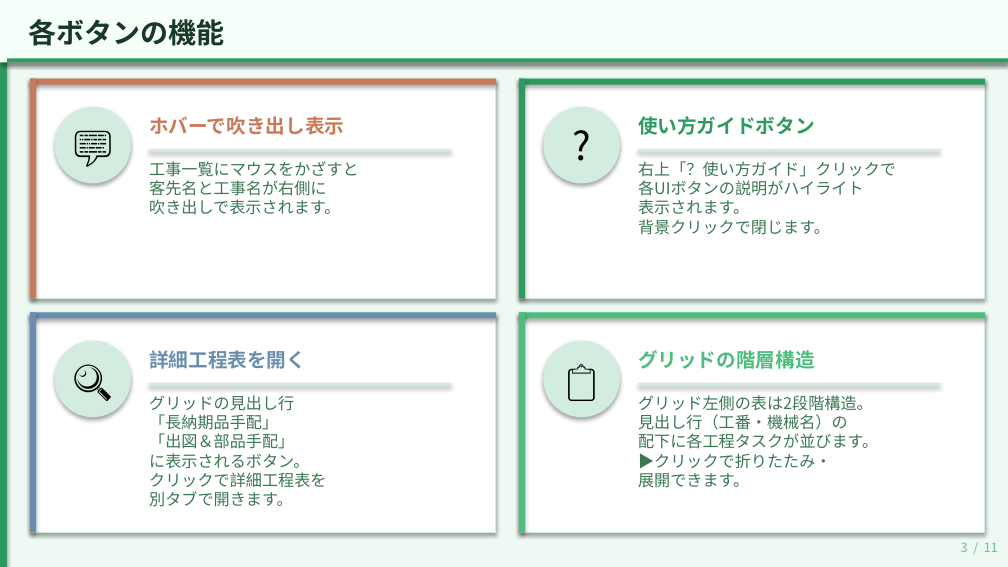
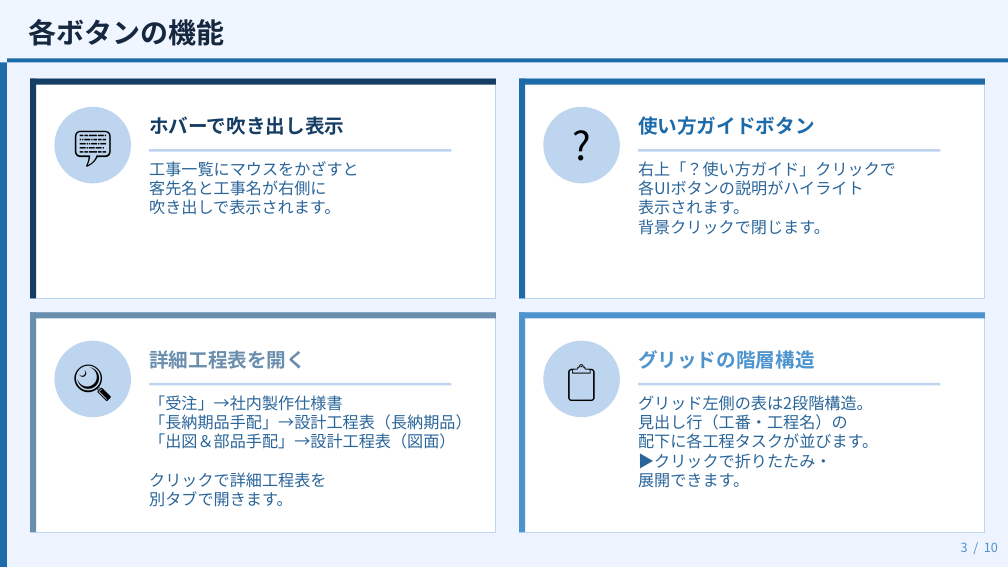
Before and after one commit to kemcokurosaki-oss/gantt-chart, a slide deck: slide 3 of 全体工程表_使い方ガイド（閲覧者向け）_new.pptx (slide 4 before the commit). Drawn at 1008x567 pixels with LibreOffice and Linux fonts; fonts in the diff are those of the drawing. Boxes give left, top, right and bottom in pixels: in the first picture for what was removed or moved away, otherwise in the second. Text is boxed around its words. In the diff, an @@ line names an element or a change of style, - is before the commit and + after.

Commit message:
新しいPPTXファイルを追加し、プロジェクトの資料を更新しました。これにより、関連情報の提供が強化されました。

```diff
--- a/全体工程表_使い方ガイド（閲覧者向け）_new.pptx
+++ b/全体工程表_使い方ガイド（閲覧者向け）_new.pptx
@@ background #EDF9F2 to #EEF4FF @@
@@ rectangle at box(0, 0, 1008, 62): fill #F6FFFA to #F0F6FF; shadow off @@
@@ text "各ボタンの機能" at box(28, 19, 224, 46): text colour #193928 to #162840 @@
@@ rectangle at box(30, 79, 496, 85): fill #C87A5A to #163E64; shadow off @@
@@ rectangle at box(30, 79, 36, 298): fill #C87A5A to #163E64; shadow off @@
@@ outline #D2EDE0 0.6 pt to #BDD5EE 0.6 pt; shadow off in 4 elements at box(519, 79, 985, 298), box(30, 312, 496, 532), box(519, 312, 985, 532), box(30, 79, 496, 298) @@
@@ fill #2D9B5E to #1E6BAA; shadow off in 4 elements at box(0, 0, 7, 566), box(7, 58, 1008, 62), box(519, 79, 985, 85), box(519, 79, 525, 298) @@
@@ text "ホバーで吹き出し表示" at box(149, 116, 344, 135): text colour #C87A5A to #163E64 @@
@@ text "使い方ガイドボタン" at box(638, 116, 815, 135): text colour #2D9B5E to #1E6BAA @@
@@ text "工事一覧にマウスをかざすと" at box(149, 161, 359, 215): text colour #3B7852 to #2A659A @@
@@ text "右上「？使い方ガイド」クリックで" at box(638, 161, 896, 235): text colour #3B7852 to #2A659A @@
@@ rectangle at box(30, 312, 496, 319): shadow off @@
@@ rectangle at box(30, 312, 36, 532): shadow off @@
@@ rectangle at box(519, 312, 985, 319): fill #4DBD7D to #4D94CF; shadow off @@
@@ rectangle at box(519, 312, 525, 532): fill #4DBD7D to #4D94CF; shadow off @@
@@ text "グリッドの階層構造" at box(638, 350, 815, 369): text colour #4DBD7D to #4D94CF @@
@@ fill #D2EDE0 to #BDD5EE; shadow off in 8 elements at box(54, 107, 131, 183), box(149, 149, 452, 152), box(543, 107, 620, 183), box(638, 149, 940, 152), box(54, 341, 131, 417), box(149, 383, 452, 386), box(543, 341, 620, 417), box(638, 383, 940, 386) @@
@@ text at box(149, 395, 471, 449): text changed; text colour #3B7852 to #2A659A @@
-グリッドの見出し行
-「長納期品手配」
-「出図＆部品手配」
-に表示されるボタン。
+「受注」→社内製作仕様書
+「長納期品手配」→設計工程表（長納期品）
+「出図＆部品手配」→設計工程表（図面）
@@ text at box(638, 414, 848, 430): text changed; text colour #3B7852 to #2A659A @@
-見出し行（工番・機械名）の
+見出し行（工番・工程名）の
@@ text at box(638, 395, 878, 488): text colour #3B7852 to #2A659A in "グリッド左側の表は2段階構造。", "配下に各工程タスクが並びます。", "▶クリックで折りたたみ・", "展開できます。" @@
@@ text at box(149, 472, 326, 507): text colour #3B7852 to #2A659A in "クリックで詳細工程表を", "別タブで開きます。" @@
@@ text at box(961, 542, 998, 552): text changed; text colour #68C293 to #5090C8 @@
-3 / 11
+3 / 10
```
Also in this commit, not shown: 9 other slides changed.
